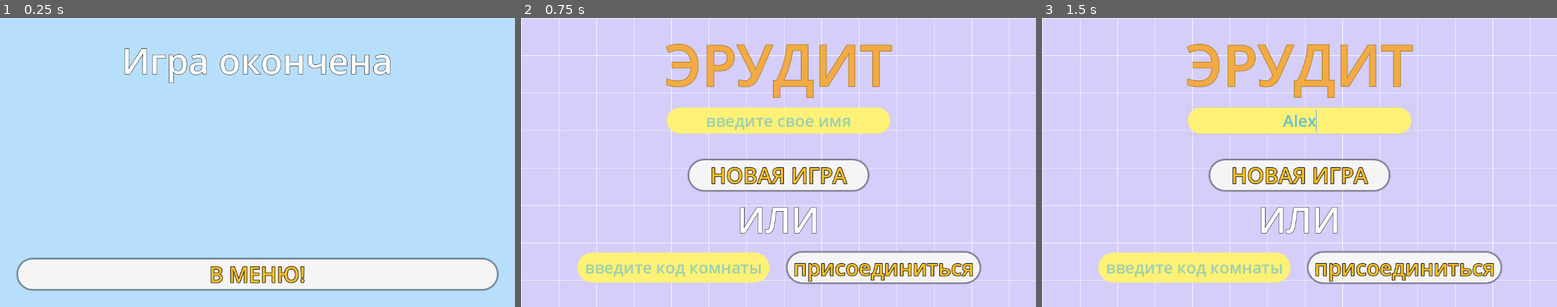
Above: before the commit, frames 1-3 (left to right).
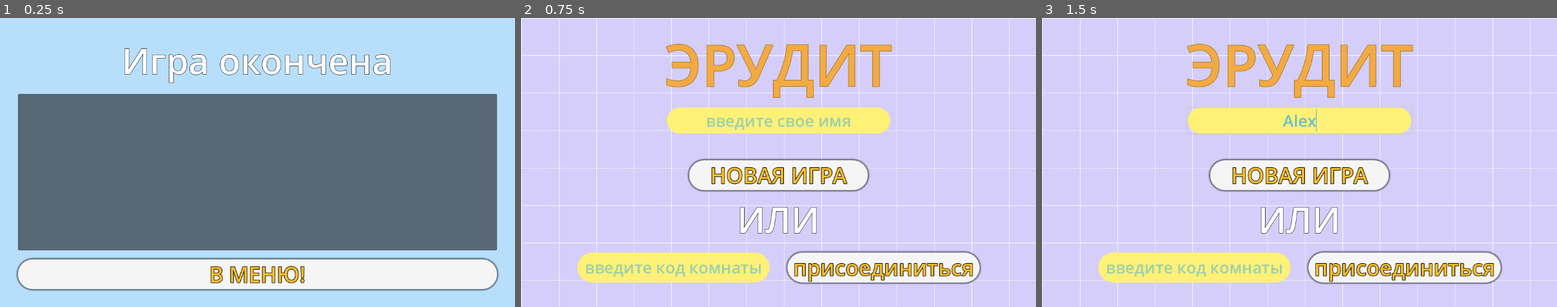
Above: after the commit, the same moments.

Repository: teamdevm/team-project-gamedev
Game: Godot game, scene res://screens/EndScene/EndTable.tscn
The game is run twice, just before and just after one commit, with the same random seed, the same clock (stepped at 60 frames per second) and the same inputs. This scene is started directly instead of the project's main scene.
Inputs (mouse positions are in pixels of both pictures, inside the frame that each line leads up to):
- Up to frame 1 (0.25 s): no input
- Up to frame 2 (0.75 s): click "В МЕНЮ!" at 0.5 s
- Up to frame 3 (1.5 s): click (1299, 119) at 1.27 s; type "Alex" at 1.35 s

The runs differ from the first frame. In frame 1, 50% of the frame differs, in the area x 3-97%, y 26-81%; in frame 2, nothing differs; in frame 3, nothing differs.
Error in both runs: Invalid cast: could not convert value to 'Array'. (res://ui/components/InGameLeaderboard/InGameLeaderboard.gd:23)

Commit message:
Fix end windows leaderboard.

Diff:
--- a/Client/screens/EndScene/EndTable.tscn
+++ b/Client/screens/EndScene/EndTable.tscn
@@ -40,12 +40,23 @@
 text = "Игра окончена"
 horizontal_alignment = 1
 
-[node name="Leaderboard" type="VBoxContainer" parent="MarginContainer/VBoxContainer"]
+[node name="PanelContainer" type="PanelContainer" parent="MarginContainer/VBoxContainer"]
 layout_mode = 2
 size_flags_vertical = 3
 
-[node name="InGameLeaderboard" parent="MarginContainer/VBoxContainer/Leaderboard" node_paths=PackedStringArray("MainScript") instance=ExtResource("3_g4cpb")]
-MainScript = NodePath("../../../..")
+[node name="MarginContainer" type="MarginContainer" parent="MarginContainer/VBoxContainer/PanelContainer"]
+layout_mode = 2
+theme_override_constants/margin_left = 100
+theme_override_constants/margin_top = 10
+theme_override_constants/margin_right = 100
+theme_override_constants/margin_bottom = 10
+
+[node name="Leaderboard" type="VBoxContainer" parent="MarginContainer/VBoxContainer/PanelContainer/MarginContainer"]
+layout_mode = 2
+size_flags_vertical = 3
+
+[node name="InGameLeaderboard" parent="MarginContainer/VBoxContainer/PanelContainer/MarginContainer/Leaderboard" node_paths=PackedStringArray("MainScript") instance=ExtResource("3_g4cpb")]
+MainScript = NodePath("../../../../../..")
 ListChangedSignal = "RefreshLeaderboard"
 List = "Users"
 SelfIndex = "UserIndex"
--- a/Client/screens/GameScene2/game_field.gd
+++ b/Client/screens/GameScene2/game_field.gd
@@ -278,9 +278,12 @@
 	if code != 0:
 		return
 	var table = data["table"]
-	for usr in table:
-		var index = usr["index"]
-		Users[index]["score"] = usr["score"]
+	for row in table:
+		var index = row["index"]
+		for usr in Users:
+			if usr["index"] == index:
+				usr["score"] = row["score"]
+				break
 	OpenEndgameTable()
 
 func OpenMainMenu()->void:
